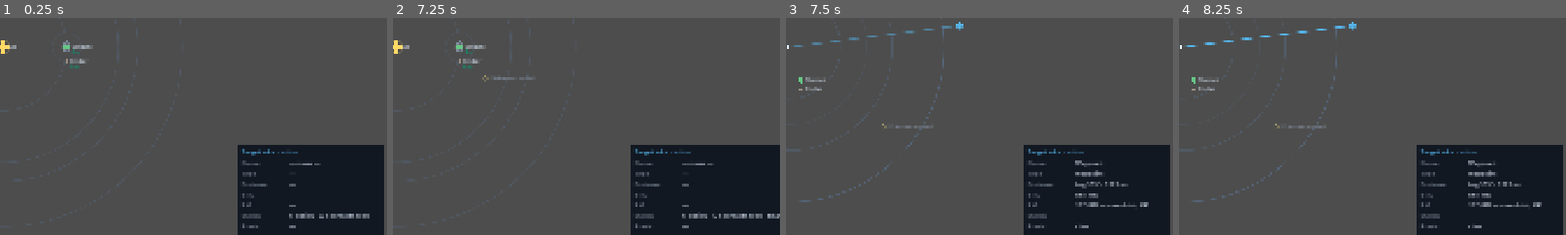
Above: before the commit, frames 1-4 (left to right).
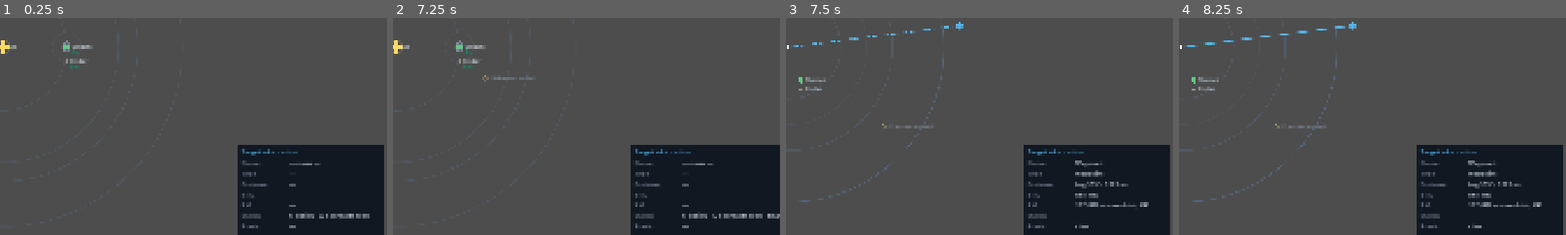
Above: after the commit, the same moments.

Repository: AndrewDrinkwater/farhorizon
Game: Godot game, scene res://src/ui/shell/main.tscn
Two runs of this game, one before a commit and one after it. Both use one fixed random seed, a clock stepped at 60 frames per second and the inputs below.
Inputs (mouse positions are % of the whole screen's width and height, from its top left):
- Up to frame 1 (0.25 s): no input
- Up to frame 2 (7.25 s): click "❚❚" at 0.5 s; click "1×" at 1.25 s; click "2×" at 2 s; click "4×" at 2.75 s; click "Economy" at 3.5 s; click "Standard" at 4.25 s; click "Hard" at 5 s; click "Schematic" at 5.75 s; click "True scale" at 6.5 s
- Up to frame 3 (7.5 s): tap Enter at 7.25 s; move the mouse to (72, 45) at 7.27 s; hold ] (sim_speed_up) from 7.28 s (still down); hold T (toggle_tactical) from 7.28 s (still down); click (72, 45) at 7.42 s
- Up to frame 4 (8.25 s): release ] (sim_speed_up) at 8 s; release T (toggle_tactical) at 8 s; click "Lay In Course" at 8 s
The pictures show only the part of the screen within x 50-99%, y 43-93%; the shares and areas given below are measured in that part.

Frames 1-2 are identical in both runs. In frame 3, 0.2% of the frame differs, in the area x 2-43%, y 3-14%; in frame 4, nothing differs.

Commit message:
Course plotting: plotted = dashed, laid-in = solid (ADR 0028)
The earlier dim-vs-solid alpha was too subtle. A plotted (not-yet-committed)
course now draws dashed; a laid-in course draws solid; obstruction red/amber still
applies to either. Both views get a continuous dashed-polyline helper. Editing a
laid-in course (new target/point or a dragged waypoint) un-commits it via
clear_course so it reverts to dashed until re-laid-in — keeping the cue honest.

Test: changing the plot un-commits a laid-in course. 171 green; boots clean.

Co-Authored-By: Claude Opus 4.8 (1M context) <noreply@anthropic.com>

Diff:
--- a/src/ui/consoles/helm_console.gd
+++ b/src/ui/consoles/helm_console.gd
@@ -253,7 +253,16 @@
 	_emit_route()
 
 
+## A laid-in course is committed to a specific route; once the plot changes
+## (new target/point, or a dragged waypoint) it's stale — drop it so the plot
+## reverts to "plotted" (dashed) until re-laid-in (ADR 0028).
+func _invalidate_laid_in() -> void:
+	if not _in_transit() and _has_course():
+		EventBus.order_issued.emit({"type": "clear_course"})
+
+
 func _on_target_selected(target_id: String) -> void:
+	_invalidate_laid_in()
 	_sel_id = target_id
 	_sel_point = Vector2.ZERO
 	_route_waypoints.clear()  # fresh route to the new target (ADR 0027)
@@ -271,6 +280,7 @@
 ## An empty-space click (ADR 0020/0028) plots a direct course to that free point.
 ## Route waypoints are now added by dragging the course line (nav_waypoints_set).
 func _on_point_selected(point: Vector2) -> void:
+	_invalidate_laid_in()
 	_sel_kind = Travel.TargetKind.POINT
 	_sel_id = ""
 	_sel_point = point
@@ -282,6 +292,7 @@
 
 ## A nav view dragged the course (ADR 0028): adopt the new waypoint list.
 func _on_waypoints_set(waypoints: PackedVector2Array) -> void:
+	_invalidate_laid_in()  # editing the route un-commits it (reverts to dashed)
 	_route_waypoints.assign(waypoints)
 	_refresh_preview()
 	_refresh_actions()
--- a/src/world/orrery_view.gd
+++ b/src/world/orrery_view.gd
@@ -29,6 +29,8 @@
 const COURSE_HAZARD_COLOR := Palette.STATUS_CAUTION  # course crosses a hazard
 const WAYPOINT_HANDLE_PX := 5.0  # grabbable waypoint handle radius
 const GRAB_PX := 12.0  # cursor distance for grabbing a course leg / waypoint handle
+const DASH_PX := 9.0    # plotted-course dash length / gap (ADR 0028)
+const DASH_GAP_PX := 6.0
 const SATELLITE_PIP_CAP := 4              # max moon pips drawn around the halo
 const PIP_TICKS := 30   # one course-line pip per this many in-game minutes (tuning)
 const PIP_PX := 5.0     # half-length of a pip tick, px
@@ -345,8 +347,8 @@
 	# adaptively-subdivided curve (the log projection bends a straight real path —
 	# sharpest near the star — and uniform sampling would kink it).
 	var route := _course_route(order)
-	var color := _route_color(route, Palette.ACCENT)  # engaged → solid accent
-	_draw_route_legs(route, color)
+	var color := _route_color(route, Palette.ACCENT)  # engaged → solid
+	_draw_route_legs(route, color, false)
 	for i in range(route.size() - 1):
 		_draw_course_time(route[i], route[i + 1])  # time pips per leg
 	for i in range(1, route.size() - 1):
@@ -362,8 +364,11 @@
 func _draw_plotted_course() -> void:
 	if _preview_route.size() < 2:
 		return
-	var color := _route_color(_preview_route, _plot_clear_color())
-	_draw_route_legs(_preview_route, color)
+	# Plotted (not yet laid in) draws dashed; laid in draws solid — clearly distinct
+	# (ADR 0028). Obstruction red/amber still applies to either.
+	var laid_in := _has_laid_in_course()
+	var color := _route_color(_preview_route, Palette.ACCENT)
+	_draw_route_legs(_preview_route, color, not laid_in)
 	for i in range(_preview_route.size() - 1):
 		_draw_course_time(_preview_route[i], _preview_route[i + 1])
 	for i in range(1, _preview_route.size() - 1):
@@ -385,12 +390,6 @@
 			return clear_color
 
 
-## Clear-course colour: a laid-in course (current_order set) reads solid; a merely
-## plotted one reads dimmer — a subtle "not committed yet" cue (ADR 0028).
-func _plot_clear_color() -> Color:
-	if String(GameState.ship.current_order.get("type", "")) == "course":
-		return Palette.ACCENT
-	return Color(Palette.ACCENT, 0.5)
 
 
 func _under_way() -> bool:
@@ -406,12 +405,45 @@
 	return route
 
 
-## Draw each route leg as the projected, adaptively-flattened curve.
-func _draw_route_legs(route: PackedVector2Array, color: Color) -> void:
+## Draw each route leg as the projected, adaptively-flattened curve — solid for a
+## committed (laid-in/engaged) course, dashed for a plotted one (ADR 0028).
+func _draw_route_legs(route: PackedVector2Array, color: Color, dashed: bool) -> void:
 	for i in range(route.size() - 1):
 		var pts := PackedVector2Array([_project_course_point(route[i])])
 		_subdivide_course(route[i], route[i + 1], 0.0, 1.0, 0, pts)
-		draw_polyline(pts, color, 1.5, true)
+		if dashed:
+			_draw_dashed(pts, color)
+		else:
+			draw_polyline(pts, color, 1.5, true)
+
+
+## Dash a polyline (continuous across its segments) — the "plotted, not committed"
+## cue for a course (ADR 0028).
+func _draw_dashed(points: PackedVector2Array, color: Color) -> void:
+	var on := true
+	var pen := 0.0
+	for i in range(points.size() - 1):
+		var a := points[i]
+		var b := points[i + 1]
+		var seg := a.distance_to(b)
+		if seg < 0.001:
+			continue
+		var dir := (b - a) / seg
+		var pos := 0.0
+		while pos < seg:
+			var span := (DASH_PX if on else DASH_GAP_PX) - pen
+			var step := minf(span, seg - pos)
+			if on:
+				draw_line(a + dir * pos, a + dir * (pos + step), color, 1.5, true)
+			pos += step
+			pen += step
+			if pen >= (DASH_PX if on else DASH_GAP_PX) - 0.001:
+				pen = 0.0
+				on = not on
+
+
+func _has_laid_in_course() -> bool:
+	return String(GameState.ship.current_order.get("type", "")) == "course"
 
 
 ## True while the captain is composing or flying a course (a target/point selected,
--- a/src/world/tactical_view.gd
+++ b/src/world/tactical_view.gd
@@ -22,6 +22,8 @@
 const COURSE_HAZARD_COLOR := Palette.STATUS_CAUTION  # course crosses a hazard
 const WAYPOINT_HANDLE_PX := 5.0  # grabbable waypoint handle radius
 const GRAB_PX := 12.0  # cursor distance for grabbing a course leg / waypoint handle
+const DASH_PX := 9.0    # plotted-course dash length / gap (ADR 0028)
+const DASH_GAP_PX := 6.0
 const TIME_COLOR := Palette.STATUS_NOMINAL  # isochrone rings (ADR 0019); paired with a label
 const ISOCHRONE_RING_COLOR := Color(Palette.STATUS_NOMINAL, 0.30)
 ## Durations (in-game minutes) drawn as isochrone rings for the selected burn.
@@ -257,28 +259,60 @@
 	if String(order.get("type", "")) != "course":
 		return
 	# True scale → straight legs through the route's waypoints to the destination
-	# (ADR 0020/0027). Ship maps to the scope centre.
-	_draw_route(_course_route(order), 3.0, Palette.ACCENT)  # engaged → solid accent
+	# (ADR 0020/0027). Ship maps to the scope centre. Engaged → solid.
+	_draw_route(_course_route(order), 3.0, false)
 
 
 ## The editable plotted course (compose route), coloured by obstruction (ADR 0028);
-## waypoint handles drawn fatter so they can be grabbed.
+## dashed until laid in, solid once committed; handles drawn fatter to grab.
 func _draw_plotted_course() -> void:
 	if _preview_route.size() >= 2:
-		_draw_route(_preview_route, WAYPOINT_HANDLE_PX, _plot_clear_color())
-
-
-## Draw a true-scale route (straight legs) coloured by its worst obstruction.
-func _draw_route(route: PackedVector2Array, handle_px: float, clear_color: Color) -> void:
+		_draw_route(_preview_route, WAYPOINT_HANDLE_PX, not _has_laid_in_course())
+
+
+## Draw a true-scale route (straight legs) coloured by its worst obstruction;
+## dashed for a plotted course, solid for a committed one (ADR 0028).
+func _draw_route(route: PackedVector2Array, handle_px: float, dashed: bool) -> void:
 	if route.size() < 2:
 		return
-	var color := _route_color(route, clear_color)
+	var color := _route_color(route, Palette.ACCENT)
 	var screen := PackedVector2Array()
 	for p: Vector2 in route:
 		screen.append(_to_screen(p))
-	draw_polyline(screen, color, 1.5, true)
+	if dashed:
+		_draw_dashed(screen, color)
+	else:
+		draw_polyline(screen, color, 1.5, true)
 	for i in range(1, route.size() - 1):
 		draw_circle(_to_screen(route[i]), handle_px, color)
+
+
+## Dash a polyline continuously across its segments (the plotted-course cue).
+func _draw_dashed(points: PackedVector2Array, color: Color) -> void:
+	var on := true
+	var pen := 0.0
+	for i in range(points.size() - 1):
+		var a := points[i]
+		var b := points[i + 1]
+		var seg := a.distance_to(b)
+		if seg < 0.001:
+			continue
+		var dir := (b - a) / seg
+		var pos := 0.0
+		while pos < seg:
+			var span := (DASH_PX if on else DASH_GAP_PX) - pen
+			var step := minf(span, seg - pos)
+			if on:
+				draw_line(a + dir * pos, a + dir * (pos + step), color, 1.5, true)
+			pos += step
+			pen += step
+			if pen >= (DASH_PX if on else DASH_GAP_PX) - 0.001:
+				pen = 0.0
+				on = not on
+
+
+func _has_laid_in_course() -> bool:
+	return String(GameState.ship.current_order.get("type", "")) == "course"
 
 
 func _route_color(route: PackedVector2Array, clear_color: Color) -> Color:
@@ -293,11 +327,6 @@
 			return clear_color
 
 
-## Laid-in course (current_order set) reads solid; a merely plotted one dimmer.
-func _plot_clear_color() -> Color:
-	if String(GameState.ship.current_order.get("type", "")) == "course":
-		return Palette.ACCENT
-	return Color(Palette.ACCENT, 0.5)
 
 
 func _under_way() -> bool:
--- a/tests/unit/test_helm_console.gd
+++ b/tests/unit/test_helm_console.gd
@@ -91,6 +91,14 @@
 	assert_signal_not_emitted(EventBus, "nav_scale_changed", "and not the orrery scale")
 
 
+func test_changing_the_plot_uncommits_a_laid_in_course() -> void:
+	GameState.ship.current_order = {"type": "course", "engaged": false}  # a laid-in course
+	watch_signals(EventBus)
+	EventBus.nav_target_selected.emit("rubicon")  # re-plot to a new target
+	var order: Dictionary = get_signal_parameters(EventBus, "order_issued", 0)[0]
+	assert_eq(order.get("type"), "clear_course", "editing the plot drops the stale laid-in course")
+
+
 func test_arrival_clears_the_plot() -> void:
 	EventBus.nav_target_selected.emit("verdant")
 	assert_ne(_helm._sel_kind, Travel.TargetKind.NONE, "a course is plotted")
Not shown, changed: DEVLOG.md
